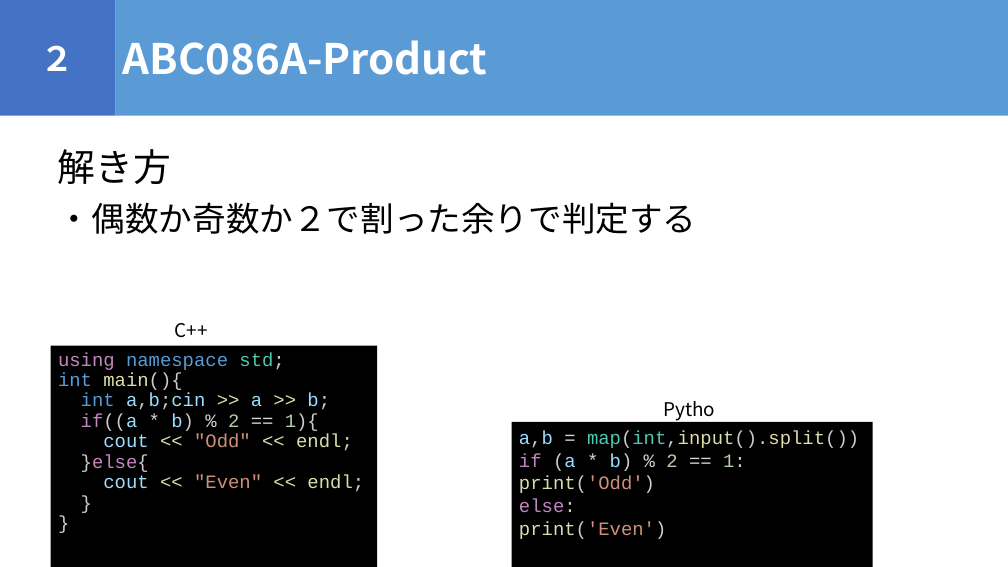
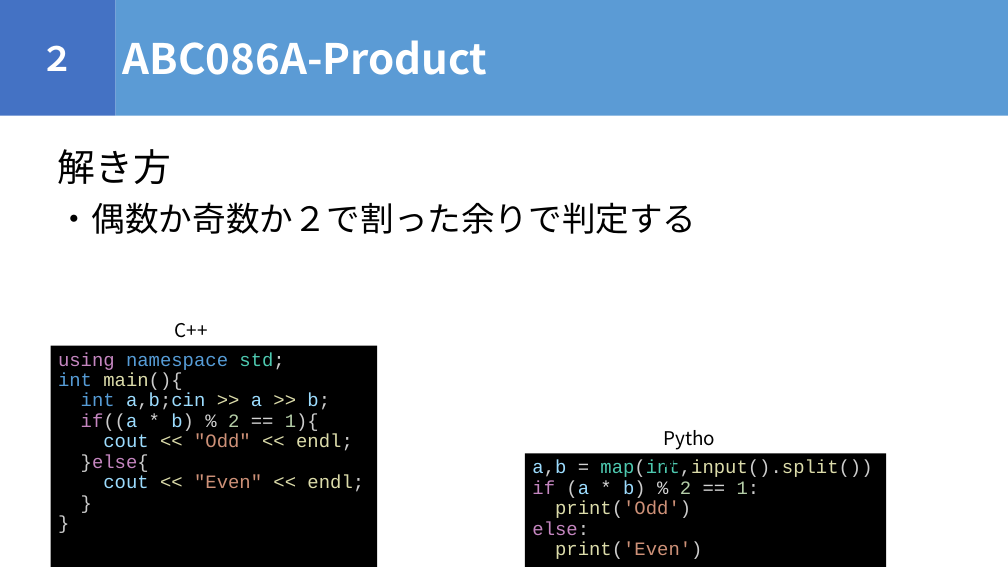
Before and after one commit to igeeeeee/triC_AtCoder_Beginners_Selection, a slide deck: slide 7 of ABS_勉強会.pptx. Drawn at 1008x567 pixels with LibreOffice and Linux fonts; fonts in the diff are those of the drawing. Boxes give left, top, right and bottom in pixels: in the first picture for what was removed or moved away, otherwise in the second. Text is boxed around its words. In the diff, an @@ line names an element or a change of style, - is before the commit and + after.

```diff
--- a/ABS_勉強会.pptx
+++ b/ABS_勉強会.pptx
@@ text "Python": place and size @@
-text "Python" at (656,394,734,424)
+text "Python" at (656,423,734,453)
@@ rectangle "a,b = map(int,input().split())": place and size @@
-rectangle "a,b = map(int,input().split())" at (512,422,873,567)
+rectangle "a,b = map(int,input().split())" at (525,454,886,567)
@@ rectangle "a,b = map(int,input().split())" at (525,454,886,567): line spacing 1 to 19.5pt @@
```
Also in this commit, not shown: 2 other slides changed, 5 slides added, 1 slide removed, 4 other files.
